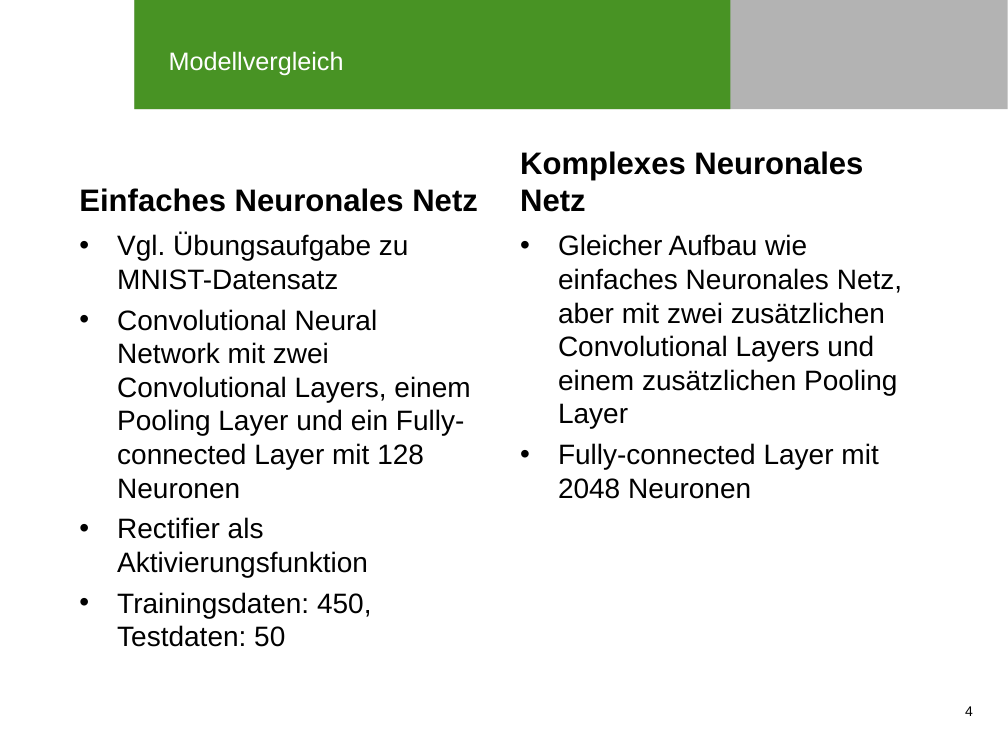
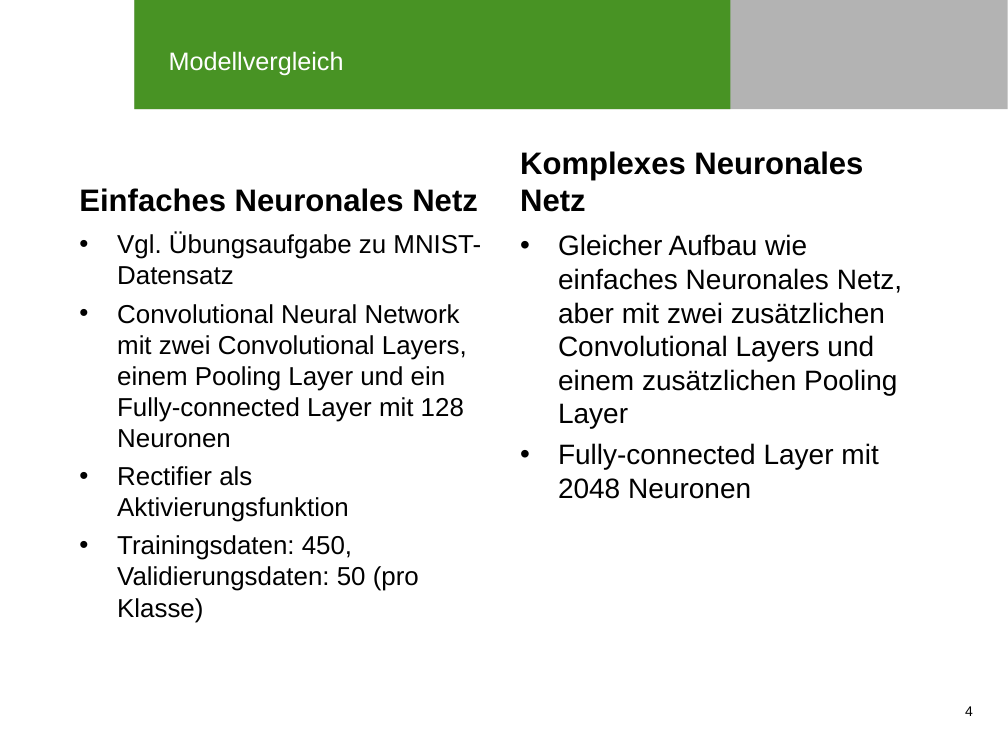
Before and after one commit to strieb/ssi_quickdraw, a slide deck: slide 4 of Präsentation/SSI_quickdraw Präsentation.ppt. Drawn at 1008x756 pixels with LibreOffice and Linux fonts; fonts in the diff are those of the drawing; background and template pictures are left out. Boxes give left, top, right and bottom in pixels: in the first picture for what was removed or moved away, otherwise in the second. Text is boxed around its words. In the diff, an @@ line names an element or a change of style, - is before the commit and + after.

```diff
--- a/Präsentation/SSI_quickdraw Präsentation.ppt
+++ b/Präsentation/SSI_quickdraw Präsentation.ppt
@@ text at (117,232,481,522): size 20 to 18.5 pt in "Vgl. Übungsaufgabe zu MNIST-Datensatz", "Convolutional Neural Network mit zwei Convolutional Layers, ...", "Rectifier als Aktivierungsfunktion" @@
@@ text at (117,535,419,623): text changed; size 20 to 18.5 pt @@
-• Trainingsdaten: 450, Testdaten: 50
+• Trainingsdaten: 450, Validierungsdaten: 50 (pro Klasse)
```
Also in this commit, not shown: 1 other slide changed.
